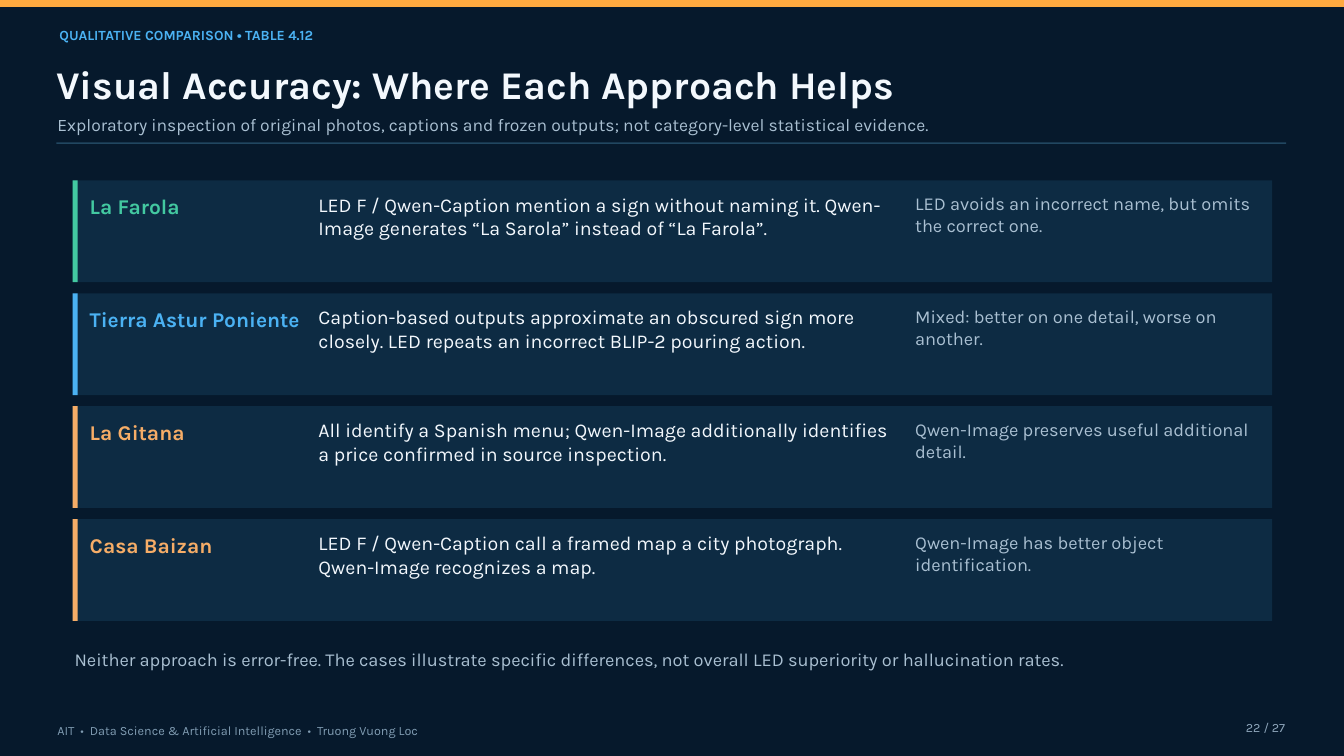
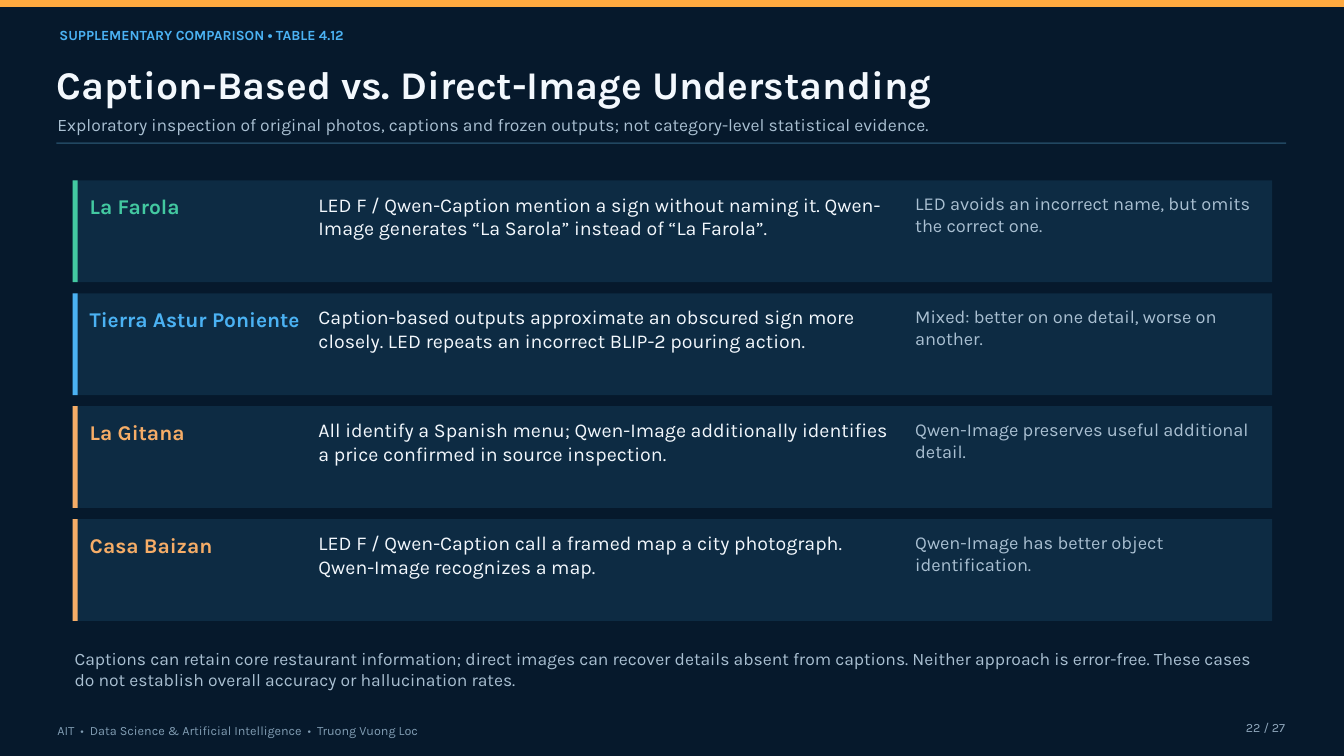
Before and after one commit to vltruong01/restaurant-summarization-thesis, a slide deck: slide 22 of thesis/thesis_slides.pptx. Drawn at 1344x756 pixels with LibreOffice and Linux fonts; fonts in the diff are those of the drawing. Boxes give left, top, right and bottom in pixels: in the first picture for what was removed or moved away, otherwise in the second. Text is boxed around its words. In the diff, an @@ line names an element or a change of style, - is before the commit and + after.

```diff
--- a/thesis/thesis_slides.pptx
+++ b/thesis/thesis_slides.pptx
@@ text at bbox=[59, 30, 344, 40]: text changed @@
-QUALITATIVE COMPARISON • TABLE 4.12
+SUPPLEMENTARY COMPARISON • TABLE 4.12
@@ text at bbox=[56, 71, 931, 109]: text changed @@
-Visual Accuracy: Where Each Approach Helps
+Caption-Based vs. Direct-Image Understanding
@@ text at bbox=[75, 653, 1250, 690]: text changed; size 13 to 12.5 pt @@
-Neither approach is error-free. The cases illustrate specific differences, not overall LED superiority or hallucination rates.
+Captions can retain core restaurant information; direct images can recover details absent from captions. Neither approach is error-free. These cases do not establish overall accuracy or hallucination rates.
```
Also in this commit, not shown: 6 other slides changed, 2 other files.
